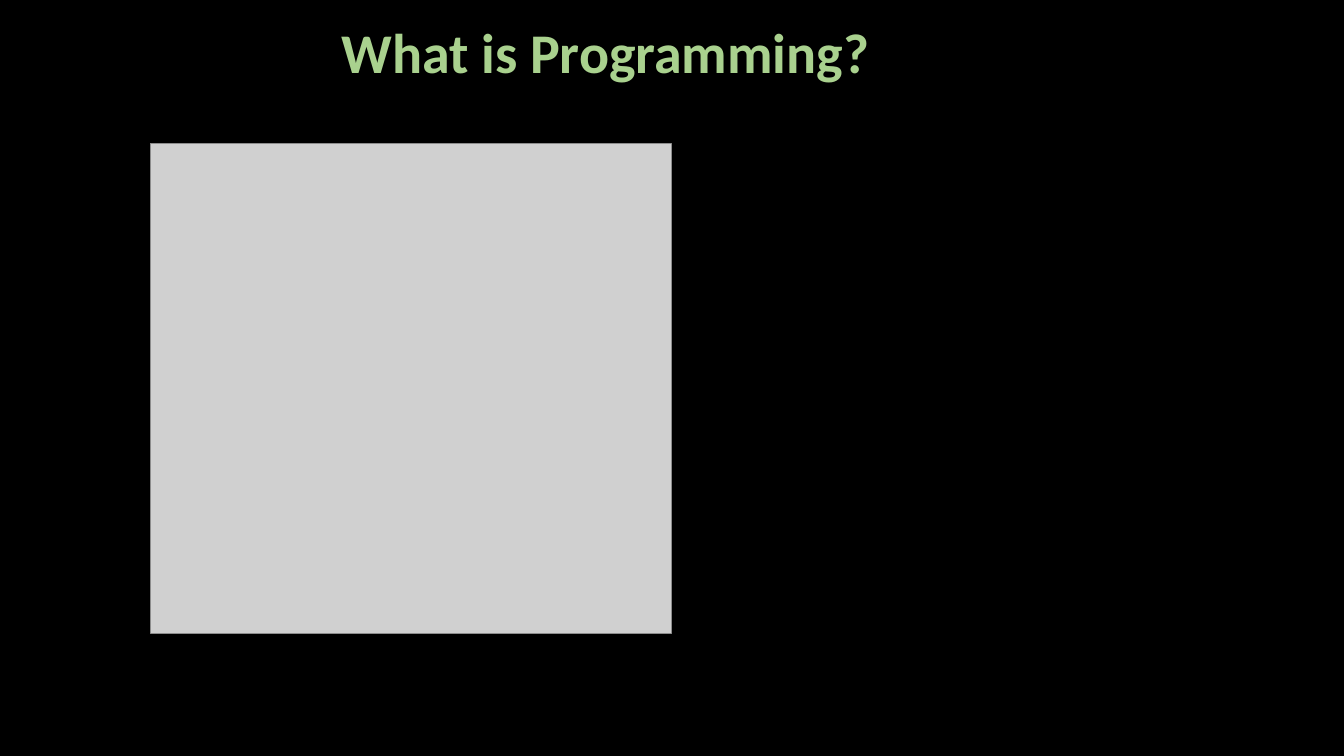
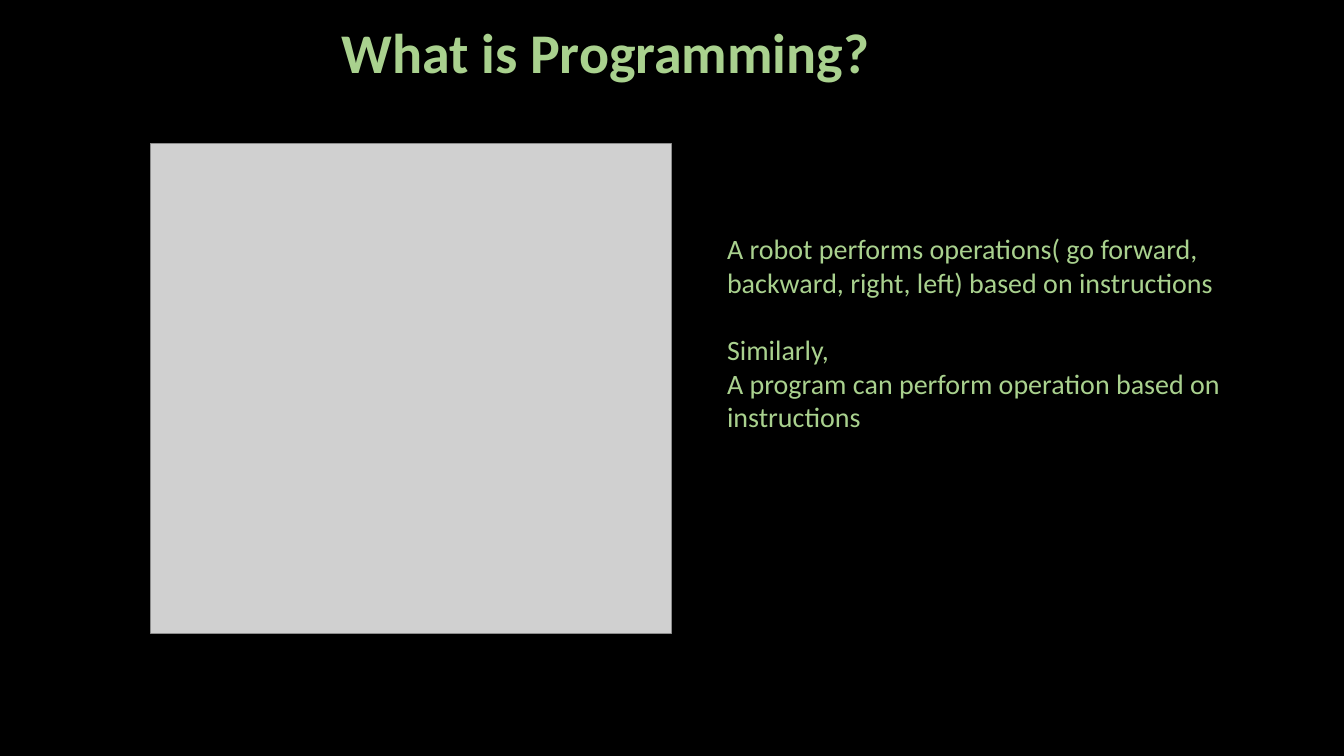
Before and after one commit to ash322ash422/tut_python, a slide deck: slide 2 of 01_Python_Essentials/L01-Intro-installation/01-1_what_is_programming_and_Why_Python.pptx. Drawn at 1344x756 pixels with LibreOffice and Linux fonts; fonts in the diff are those of the drawing; grey boxes stand for pictures; background and template pictures are left out. Boxes give left, top, right and bottom in pixels: in the first picture for what was removed or moved away, otherwise in the second. Text is boxed around its words. In the diff, an @@ line names an element or a change of style, - is before the commit and + after.

```diff
--- a/01_Python_Essentials/L01-Intro-installation/01-1_what_is_programming_and_Why_Python.pptx
+++ b/01_Python_Essentials/L01-Intro-installation/01-1_what_is_programming_and_Why_Python.pptx
@@ text added at [727, 238, 1219, 427], 20 pt, text #A9D18E @@
+A robot performs operations( go forward, backward, right, left) based on instructions
+Similarly,
+A program can perform operation based on instructions
```
Also in this commit, not shown: 2 other slides changed, 2 slides added, 3 slides removed, 26 other files.
